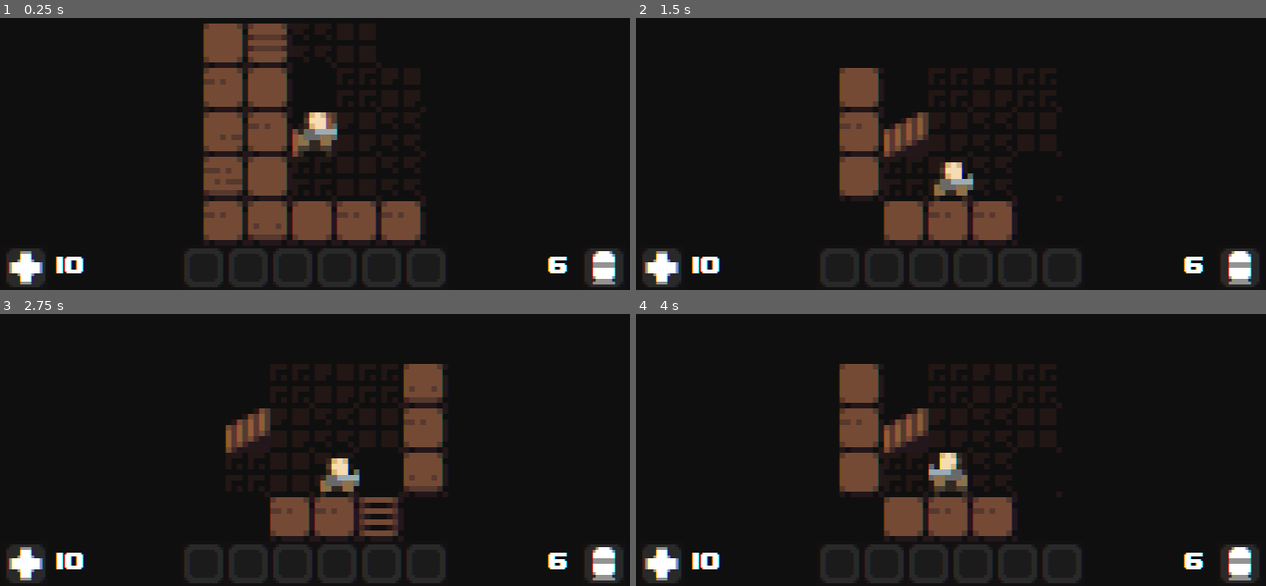
Above: before the commit, frames 1-4 (two rows, left to right).
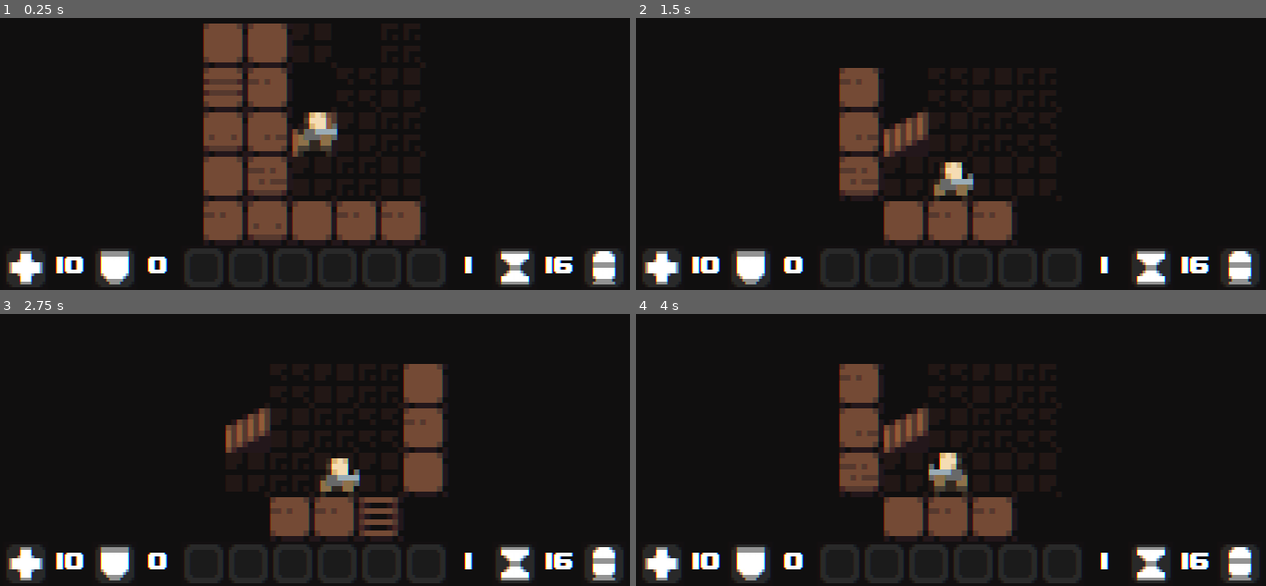
Above: after the commit, the same moments.

Repository: PavelProvotorov/Scrounger
Game: Godot game, scene res://Scenes/Main.tscn
The game is run twice, just before and just after one commit, with the same random seed, the same clock (stepped at 60 frames per second) and the same inputs. Sound files missing from this copy of the repository are replaced by a short silence.
Inputs:
- Up to frame 1 (0.25 s): no input
- Up to frame 2 (1.5 s): hold Right (ui_right) 0.53-1.28 s; tap Enter at 1.25 s; hold Down (ui_down) from 1.28 s (still down)
- Up to frame 3 (2.75 s): release Down (ui_down) at 2.03 s; hold Right (ui_right) from 2.03 s (still down)
- Up to frame 4 (4 s): tap Space at 2.75 s; release Right (ui_right) at 2.78 s; hold Up (ui_up) 2.78-3.53 s; hold Left (ui_left) from 3.53 s (still down)

The runs differ from the first frame. In frame 1, 3.3% of the frame differs, in the area x 15-92%, y 6-99%; in frame 2, 2.5%; in frame 3, 2.4%; in frame 4, 2.5%.

Commit message:
Generation & Bloater
- Added new sounds
- Added new elements to level generation
- Added Medkit item (restores health, not capped)
- Added Bloater enemy (tanky and hits hard)
- Improved the sound system (still work in progress)
- Improved the UI, now shows shield and turn count
- Moved unwanted code to Dump.gd
- Small fixes & Changes
- New bugs added

Diff:
--- /dev/null
+++ b/Items/Medkit.tscn
@@ -0,0 +1,25 @@
+[gd_scene load_steps=5 format=2]
+
+[ext_resource path="res://Scripts/items/Medkit.gd" type="Script" id=1]
+[ext_resource path="res://Assets/item_medkit.png" type="Texture" id=2]
+[ext_resource path="res://Sounds/sfx_pickup.mp3" type="AudioStream" id=3]
+
+[sub_resource type="RectangleShape2D" id=1]
+extents = Vector2( 3, 3 )
+
+[node name="Medkit" type="StaticBody2D" groups=["ITEM"]]
+z_index = 1
+script = ExtResource( 1 )
+
+[node name="Sprite" type="Sprite" parent="."]
+z_index = 1
+texture = ExtResource( 2 )
+centered = false
+
+[node name="CollisionShape2D" type="CollisionShape2D" parent="."]
+position = Vector2( 4, 4 )
+z_index = 1
+shape = SubResource( 1 )
+
+[node name="Sound" type="AudioStreamPlayer" parent="."]
+stream = ExtResource( 3 )
--- /dev/null
+++ b/Mobs/Bloater.tscn
@@ -0,0 +1,28 @@
+[gd_scene load_steps=5 format=2]
+
+[ext_resource path="res://Resources/animations/Animation_Bloater.tres" type="SpriteFrames" id=1]
+[ext_resource path="res://Scripts/mobs/Bloater.gd" type="Script" id=2]
+[ext_resource path="res://Sounds/sfx_move.mp3" type="AudioStream" id=3]
+
+[sub_resource type="RectangleShape2D" id=1]
+extents = Vector2( 4, 4 )
+
+[node name="Bloater" type="KinematicBody2D" groups=["HOSTILE"]]
+z_index = 3
+script = ExtResource( 2 )
+
+[node name="AnimatedSprite" type="AnimatedSprite" parent="."]
+frames = ExtResource( 1 )
+animation = "IDLE"
+playing = true
+centered = false
+
+[node name="CollisionShape2D" type="CollisionShape2D" parent="."]
+position = Vector2( 4, 4 )
+z_index = 1
+shape = SubResource( 1 )
+
+[node name="Tween" type="Tween" parent="."]
+
+[node name="Sound" type="AudioStreamPlayer2D" parent="."]
+stream = ExtResource( 3 )
--- a/Mobs/Player.tscn
+++ b/Mobs/Player.tscn
@@ -45,3 +45,6 @@
 
 [node name="Sound" type="AudioStreamPlayer" parent="."]
 stream = ExtResource( 2 )
+
+[node name="SoundDeath" type="AudioStreamPlayer" parent="."]
+stream = ExtResource( 2 )
--- /dev/null
+++ b/Resources/animations/Animation_Bloater.tres
@@ -0,0 +1,19 @@
+[gd_resource type="SpriteFrames" load_steps=4 format=2]
+
+[ext_resource path="res://Assets/bloater.png" type="Texture" id=1]
+
+[sub_resource type="AtlasTexture" id=1]
+atlas = ExtResource( 1 )
+region = Rect2( 0, 0, 8, 8 )
+
+[sub_resource type="AtlasTexture" id=2]
+atlas = ExtResource( 1 )
+region = Rect2( 8, 0, 8, 8 )
+
+[resource]
+animations = [ {
+"frames": [ SubResource( 1 ), SubResource( 2 ) ],
+"loop": true,
+"name": "IDLE",
+"speed": 2.0
+} ]
--- a/Scenes/Main.tscn
+++ b/Scenes/Main.tscn
@@ -126,10 +126,9 @@
 clip_text = true
 
 [node name="UI_SHIELD" type="Label" parent="GUI/GUI_LAYER_MAIN/UI_MAIN"]
-visible = false
-margin_left = 48.0
-margin_top = 128.0
-margin_right = 64.0
+margin_left = 64.0
+margin_top = 128.0
+margin_right = 80.0
 margin_bottom = 144.0
 rect_min_size = Vector2( 16, 16 )
 custom_fonts/font = ExtResource( 2 )
@@ -156,10 +155,9 @@
 }
 
 [node name="UI_TURN" type="Label" parent="GUI/GUI_LAYER_MAIN/UI_MAIN"]
-visible = false
-margin_left = 192.0
-margin_top = 128.0
-margin_right = 208.0
+margin_left = 176.0
+margin_top = 128.0
+margin_right = 192.0
 margin_bottom = 144.0
 rect_min_size = Vector2( 16, 16 )
 custom_fonts/font = ExtResource( 2 )
--- a/Scripts/Data.gd
+++ b/Scripts/Data.gd
@@ -3,26 +3,32 @@
 var MOB_LIST = {
 	1: {
 		"Grunt": 100,
-		"Parasite": 40
+		"Parasite": 20,
+		"Bloater": 5
 	},
 	2: {
 		"Grunt": 100,
-		"Parasite": 40
+		"Parasite": 30,
+		"Bloater": 10
 	},
 	3: {
 		"Grunt": 100,
-		"Parasite": 40
+		"Parasite": 40,
+		"Bloater": 15
 	},
 }
 
 var ITEM_LIST = {
 	1: {
-		"Ammo": 100
+		"Ammo": 100,
+		"Medkit": 75
 	},
 	2: {
-		"Ammo": 100
+		"Ammo": 100,
+		"Medkit": 50
 	},
 	3: {
-		"Ammo": 100
+		"Ammo": 100,
+		"Medkit": 25
 	},
 }
--- a/Scripts/Dump.gd
+++ b/Scripts/Dump.gd
@@ -470,3 +470,23 @@
 #	level_mob_spawn("Grunt",Vector2(6,3))
 #	level_mob_spawn("Grunt",Vector2(7,5))
 #	level_mob_spawn("Grunt",Vector2(10,9))
+
+#var hit_pos
+#var vis_color = Color(.867, .91, .247, 0.1)
+
+#func bsp_generator_add_middle_rooms(amount:int):
+#	randomize()
+#
+#	var room:Array = rooms_array[rand_range(0,rooms_array.size())]
+#	var cells_to_fill:Array = []
+#	var count:int
+#
+#	for cell in room:
+#		count = 0
+#		count += util_check_nearby_tile_8(cell.x, cell.y, TILESET_LOGIC.TILE_WALL)
+#		count += util_check_nearby_tile_8(cell.x, cell.y, TILESET_LOGIC.TILE_DOOR)
+#		if count == 0:
+#			cells_to_fill.append(cell)
+#	for i in cells_to_fill:
+#		set_cellv(i, TILESET_LOGIC.TILE_WALL)
+#	pass
--- a/Scripts/Sound.gd
+++ b/Scripts/Sound.gd
@@ -6,8 +6,16 @@
 var sfx_hit_0 = preload("res://Sounds/sfx_hit_0.mp3")
 var sfx_punch_0 = preload("res://Sounds/sfx_punch_0.mp3")
 var sfx_noammo = preload("res://Sounds/sfx_noammo.mp3")
+var sfx_death_0 = preload("res://Sounds/sfx_death_0.mp3")
+var sfx_death_1 = preload("res://Sounds/sfx_death_1.mp3")
+var sfx_death_2 = preload("res://Sounds/sfx_death_2.mp3")
 
 func play_sound(entity,sound_name):
 	entity.NODE_SOUND.stream = sound_name
 	entity.NODE_SOUND.play()
 	pass
+
+func play_sound_death(entity,sound_name):
+	entity.NODE_SOUND_DEATH.stream = sound_name
+	entity.NODE_SOUND_DEATH.play()
+	pass
--- /dev/null
+++ b/Scripts/items/Medkit.gd
@@ -0,0 +1,15 @@
+extends StaticBody2D
+
+onready var NODE_SOUND = $Sound
+var count
+
+func _ready():
+	randomize()
+	NODE_SOUND.stream = Sound.sfx_pickup
+	count = round(rand_range(1,2))
+	pass
+
+func on_pickup():
+	Global.NODE_PLAYER.stat_health += count
+	Sound.play_sound(self,Sound.sfx_pickup)
+	pass
--- a/Scripts/levelgen/Level_Logic.gd
+++ b/Scripts/levelgen/Level_Logic.gd
@@ -226,6 +226,8 @@
 		if player.NODE_RAYCAST_MOB.is_colliding() == false:
 			pass
 
+	player.NODE_RAYCAST_MOB.clear_exceptions()
+
 func tile_to_pixel_center(x,y):
 	return Vector2((x+0.5)*grid_size,(y+0.5)*grid_size)
 
@@ -252,9 +254,14 @@
 	bsp_generator_clear_final()
 	bsp_generator_get_rooms()
 
-	# ADD MISCELLANEOUS TO ROOMS
+	# ADD MISC TO ROOMS
+	bsp_generator_add_middle_rooms(round(rand_range(0,3)))
+	bsp_generator_add_arks(round(rand_range(0,3)))
+	bsp_generator_add_vents()
+	bsp_generator_get_rooms()
 	bsp_generator_add_passage()
-	bsp_generator_add_vents()
+
+	# ADD CONTENT TO ROOMS
 	bsp_generator_add_mobs()
 	bsp_generator_add_items()
 
@@ -444,20 +451,69 @@
 			pass
 	pass
 
-func bsp_generator_fill_middle_rooms():
-	var room:Array = rooms_array[rand_range(0,rooms_array.size())]
+func bsp_generator_add_middle_rooms(amount:int):
+	randomize()
+
+	var rooms_array_local = rooms_array
 	var cells_to_fill:Array = []
+	var room:Array = []
 	var count:int
 
-	for cell in room:
-		count = 0
-		count += util_check_nearby_tile_8(cell.x, cell.y, TILESET_LOGIC.TILE_WALL)
-		count += util_check_nearby_tile_8(cell.x, cell.y, TILESET_LOGIC.TILE_DOOR)
-		if count == 0:
-			cells_to_fill.append(cell)
-	for i in cells_to_fill:
-		set_cellv(i, TILESET_LOGIC.TILE_WALL)
-	pass
+	if amount != 0:
+		for i in amount:
+			rooms_array_local.shuffle()
+			room = rooms_array_local[rand_range(0,rooms_array_local.size())]
+			rooms_array_local.erase(room)
+
+			var cells_to_check = room
+			for cell in cells_to_check:
+				count = 0
+				count += util_check_nearby_tile_8(cell.x, cell.y, TILESET_LOGIC.TILE_WALL)
+				count += util_check_nearby_tile_8(cell.x, cell.y, TILESET_LOGIC.TILE_VOID)
+				count += util_check_nearby_tile_8(cell.x, cell.y, TILESET_LOGIC.TILE_DOOR)
+				if count == 0:
+					rooms_array.erase(cell)
+					cells_to_fill.append(cell)
+				if count != 0:
+					pass
+		for fill in cells_to_fill:
+			set_cellv(fill, TILESET_LOGIC.TILE_WALL)
+		pass
+	rooms_array.append(room)
+
+func bsp_generator_add_arks(amount:int):
+	randomize()
+
+	var doors_array = self.get_used_cells_by_id(TILESET_LOGIC.TILE_DOOR)
+	var count:int
+
+	if amount != 0:
+		for i in amount:
+			doors_array.shuffle()
+			var door = (doors_array[rand_range(0,doors_array.size())])
+			doors_array.erase(door)
+			var cells_to_fill:Array = []
+			var cells_to_check:Array = [
+				(door),
+				(door + Vector2.UP*2),
+				(door + Vector2.DOWN*2),
+				(door + Vector2.LEFT*2),
+				(door + Vector2.RIGHT*2)
+			]
+
+			for cell in cells_to_check:
+				count = 0
+				count += util_check_nearby_tile_4(cell.x, cell.y, TILESET_LOGIC.TILE_WALL)
+				count += util_check_nearby_tile_4(cell.x, cell.y, TILESET_LOGIC.TILE_VOID)
+				count += util_check_nearby_tile_4(cell.x, cell.y, TILESET_LOGIC.TILE_DOOR)
+				if count == 2:
+					cells_to_fill.append(cell)
+
+				if cells_to_fill.size() >= 2:
+					for fill in cells_to_fill:
+						set_cellv(fill, TILESET_LOGIC.TILE_FLOOR)
+				else:
+					pass
 
 func bsp_generator_add_passage():
 	var tile:Vector2
--- /dev/null
+++ b/Scripts/mobs/Bloater.gd
@@ -0,0 +1,74 @@
+extends KinematicBody2D
+
+onready var NODE_ANIMATED_SPRITE = $AnimatedSprite
+onready var NODE_COLLISION_2D = $CollisionShape2D
+onready var NODE_SOUND = $Sound
+onready var NODE_TWEEN = $Tween
+onready var NODE_MAIN = self
+
+const ANIMATIONS= {
+	IDLE = "IDLE"
+}
+
+const tween_speed = 8
+const grid_size = 8
+
+var AI_state = Global.AI_STATE_LIST.STATE_IDLE
+var AI_class = Global.AI_CLASS_LIST.CLASS_MELEE
+
+# SOUNDS
+#---------------------------------------------------------------------------------------
+var sound_on_move = Sound.sfx_move
+var sound_on_hit = Sound.sfx_hit_0
+var sound_on_ranged = Sound.sfx_shoot
+var sound_on_melee = Sound.sfx_punch_0
+var sound_on_death = Sound.sfx_death_0
+
+# STATS
+#---------------------------------------------------------------------------------------
+var stat_ranged_dmg:int = 1
+var stat_melee_dmg:int = 2
+var stat_ambition:int = 3
+var stat_health:int = 6
+var stat_speed:int = 1
+var stat_ammo:int = 0
+
+# READY
+#---------------------------------------------------------------------------------------
+func _ready():
+	randomize()
+	NODE_ANIMATED_SPRITE.set_animation(ANIMATIONS.IDLE)
+	NODE_ANIMATED_SPRITE.set_frame(rand_range(0,NODE_ANIMATED_SPRITE.get_sprite_frames().get_frame_count(ANIMATIONS.IDLE)))
+	animation_flip(randi()%2,false)
+	pass
+
+func animation_flip(is_flip_h:bool, is_flip_v:bool):
+	NODE_ANIMATED_SPRITE.flip_h = is_flip_h
+	NODE_ANIMATED_SPRITE.flip_v = is_flip_v
+	pass
+
+func animation_change(animation_type:String,is_playing:bool,is_random:bool):
+	NODE_ANIMATED_SPRITE.set_animation(animation_type)
+	NODE_ANIMATED_SPRITE.playing = is_playing
+	if is_random == true:
+		NODE_ANIMATED_SPRITE.set_frame(rand_range(0,NODE_ANIMATED_SPRITE.get_sprite_frames().get_frame_count(animation_type)))
+	if is_random == false:
+		pass
+	pass
+
+func action_move_tween(start,finish):
+	NODE_TWEEN.interpolate_property(self,'position',start,finish,1.0/tween_speed, Tween.TRANS_SINE, Tween.EASE_IN_OUT)
+	NODE_TWEEN.start()
+	yield(NODE_TWEEN,"tween_completed")
+	NODE_TWEEN.emit_signal("tween_all_completed")
+	pass
+
+func action_attack_tween(start,finish):
+	NODE_TWEEN.interpolate_property(self,"position",start,finish,0.75/tween_speed)
+	NODE_TWEEN.start()
+	yield(NODE_TWEEN,"tween_completed")
+	NODE_TWEEN.interpolate_property(self,"position",finish,start,1.0/tween_speed)
+	NODE_TWEEN.start()
+	yield(NODE_TWEEN,"tween_completed")
+	NODE_TWEEN.emit_signal("tween_all_completed")
+	pass
--- a/Scripts/mobs/Parasite.gd
+++ b/Scripts/mobs/Parasite.gd
@@ -15,6 +15,14 @@
 
 var AI_state = Global.AI_STATE_LIST.STATE_IDLE
 var AI_class = Global.AI_CLASS_LIST.CLASS_MELEE
+
+# SOUNDS
+#---------------------------------------------------------------------------------------
+var sound_on_move = Sound.sfx_move
+var sound_on_hit = Sound.sfx_hit_0
+var sound_on_ranged = Sound.sfx_shoot
+var sound_on_melee = Sound.sfx_punch_0
+var sound_on_death = Sound.sfx_death_2
 
 # STATS
 #---------------------------------------------------------------------------------------
--- a/Scripts/mobs/Player.gd
+++ b/Scripts/mobs/Player.gd
@@ -6,6 +6,7 @@
 onready var NODE_RAYCAST_MOB = $RayCastMob
 onready var NODE_RAYCAST_FOG = $RayCastFog
 onready var NODE_RAYCAST_COLLIDE = $RayCastCollide
+onready var NODE_SOUND_DEATH = $SoundDeath
 onready var NODE_SOUND = $Sound
 onready var NODE_TWEEN = $Tween
 onready var NODE_MAIN = self
@@ -32,6 +33,14 @@
 var PLAYER_ACTION_SHOOT = false
 var PLAYER_ACTION_INPUT = false
 
+# SOUNDS
+#---------------------------------------------------------------------------------------
+var sound_on_move = Sound.sfx_move
+var sound_on_hit = Sound.sfx_hit_0
+var sound_on_ranged = Sound.sfx_shoot
+var sound_on_melee = Sound.sfx_punch_0
+var sound_on_death
+
 # STATS
 #---------------------------------------------------------------------------------------
 var stat_visibility:int = 2
@@ -42,10 +51,7 @@
 var stat_shield:int = 0
 var stat_health:int = 10
 var stat_speed:int = 1
-var stat_ammo:int = 6
-
-var hit_pos
-var vis_color = Color(.867, .91, .247, 0.1)
+var stat_ammo:int = 16
 
 # READY
 #---------------------------------------------------------------------------------------
@@ -156,8 +162,7 @@
 					action_shoot_tween(cellA,get_negative_vector(cellA,cellB))
 					NODE_MAIN.calculate_ranged_damage(self,collider)
 					NODE_MAIN.stat_ammo -= 1
-					Sound.play_sound(collider,Sound.sfx_hit_0)
-					Sound.play_sound(self,Sound.sfx_shoot)
+					Sound.play_sound(self,sound_on_ranged)
 					yield(self.NODE_TWEEN,"tween_all_completed")
 					yield(self.NODE_SOUND,"finished")
 					done = true
@@ -209,7 +214,7 @@
 	if cellA - cellB == Vector2(grid_size,0): animation_flip(true,false)
 
 	NODE_MAIN.action_move_tween(cellA,cellB)
-	Sound.play_sound(self,Sound.sfx_move)
+	Sound.play_sound(self,sound_on_move)
 	yield(NODE_TWEEN,"tween_all_completed")
 	Global.LEVEL_LAYER_LOGIC.fog_update()
 	check_turn()
@@ -225,8 +230,7 @@
 	NODE_MAIN.z_index += 1
 	NODE_MAIN.calculate_melee_damage(self,collider)
 	NODE_MAIN.action_attack_tween(cellA,cellB)
-	Sound.play_sound(self,Sound.sfx_punch_0)
-	Sound.play_sound(collider,Sound.sfx_hit_0)
+	Sound.play_sound(self,sound_on_melee)
 	yield(NODE_TWEEN,"tween_all_completed")
 	NODE_MAIN.z_index -= 1
 	check_turn()
@@ -266,16 +270,22 @@
 func calculate_melee_damage(is_attacker,is_target):
 	is_target.stat_health -= is_attacker.stat_melee_dmg
 	if is_target.stat_health <= 0:
-			Global.LEVEL_LAYER_LOGIC.remove_child(is_target)
-			is_target.queue_free()
-			yield(self.action_finish(),"completed")
+		Sound.play_sound_death(is_attacker,is_target.sound_on_death)
+		Global.LEVEL_LAYER_LOGIC.remove_child(is_target)
+		is_target.queue_free()
+	elif is_target.stat_health > 0:
+		Sound.play_sound(is_target,is_target.sound_on_hit)
+	yield(self.action_finish(),"completed")
 
 func calculate_ranged_damage(is_attacker,is_target):
 	is_target.stat_health -= is_attacker.stat_ranged_dmg
 	if is_target.stat_health <= 0:
-			Global.LEVEL_LAYER_LOGIC.remove_child(is_target)
-			is_target.queue_free()
-			yield(self.action_finish(),"completed")
+		Sound.play_sound_death(is_attacker,is_target.sound_on_death)
+		Global.LEVEL_LAYER_LOGIC.remove_child(is_target)
+		is_target.queue_free()
+	elif is_target.stat_health > 0:
+		Sound.play_sound(is_target,is_target.sound_on_hit)
+	yield(self.action_finish(),"completed")
 
 func animation_flip(is_flip_h:bool, is_flip_v:bool):
 	NODE_ANIMATED_SPRITE.flip_h = is_flip_h
--- a/Scripts/nodes/Main.gd
+++ b/Scripts/nodes/Main.gd
@@ -66,12 +66,12 @@
 			if moving_entity_path.size() > 0:
 				if moving_entity_path[1] == target_entity_position:
 					mob_action_attack(moving_entity_path[0],moving_entity_path[1])
-					Sound.play_sound(moving_entity,Sound.sfx_punch_0)
-					Sound.play_sound(target_entity,Sound.sfx_hit_0)
+					Sound.play_sound(moving_entity,moving_entity.sound_on_melee)
+					Sound.play_sound(target_entity,target_entity.sound_on_hit)
 					yield(self,"on_mob_action_finished")
 				elif moving_entity_path[1] != target_entity_position:
 					mob_action_move(moving_entity_path[0],moving_entity_path[1])
-					Sound.play_sound(moving_entity,Sound.sfx_move)
+					Sound.play_sound(moving_entity,moving_entity.sound_on_move)
 					yield(self,"on_mob_action_finished")
 			elif moving_entity_path.size() == 0:
 				mob_action_skip()
--- a/project.godot
+++ b/project.godot
@@ -29,6 +29,10 @@
 window/size/test_height=720
 window/stretch/mode="2d"
 window/stretch/aspect="keep"
+
+[editor_plugins]
+
+enabled=PoolStringArray(  )
 
 [importer_defaults]
 
Binary file added: Assets/bloater.png
Not shown, added: Assets/bloater.png.import
Binary file changed: Assets/ui_main.png
Not shown, added: Sounds/sfx_death_0.mp3.import
Not shown, added: Sounds/sfx_death_1.mp3.import
Not shown, added: Sounds/sfx_death_2.mp3.import
Not shown, added: Sounds/sfx_death_0.mp3
Not shown, added: Sounds/sfx_death_1.mp3
Not shown, added: Sounds/sfx_death_2.mp3
